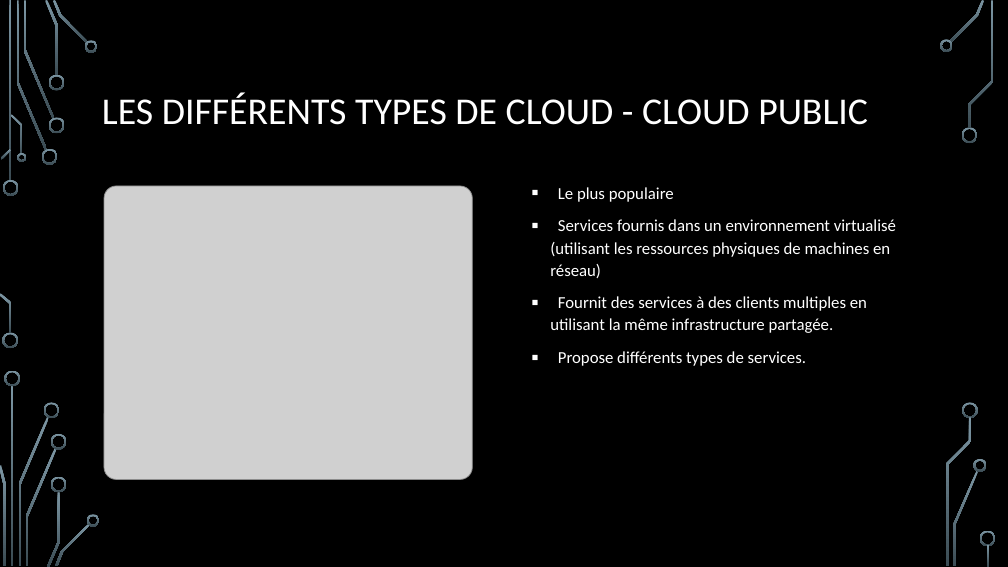
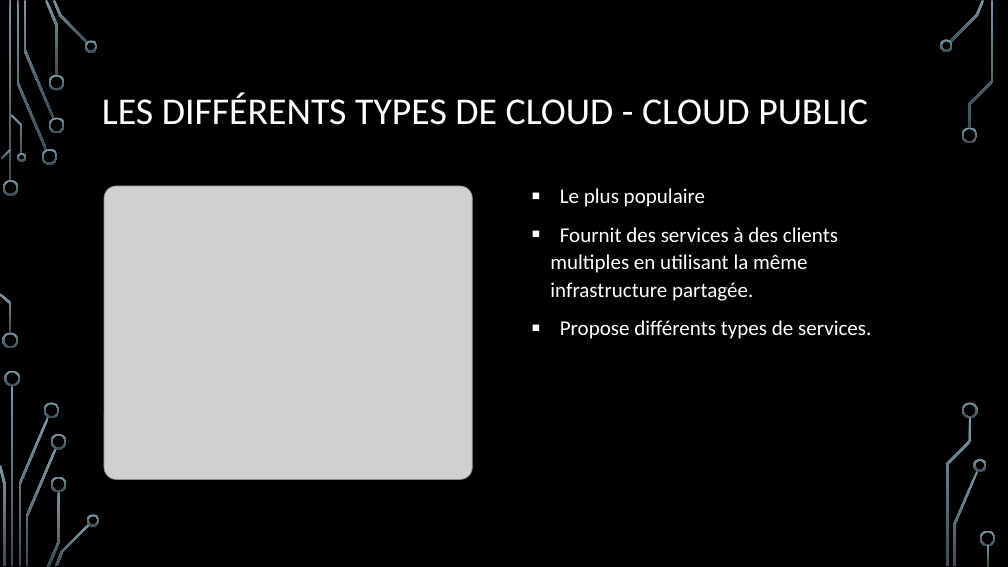
Before and after one commit to CorleoneDany/Cloud-Computing, a slide deck: slide 7 of Cloud Computing - F.pptx. Drawn at 1008x567 pixels with LibreOffice and Linux fonts; fonts in the diff are those of the drawing; grey boxes stand for pictures; background and template pictures are left out. Boxes give left, top, right and bottom in pixels: in the first picture for what was removed or moved away, otherwise in the second. Text is boxed around its words. In the diff, an @@ line names an element or a change of style, - is before the commit and + after.

```diff
--- a/Cloud Computing - F.pptx
+++ b/Cloud Computing - F.pptx
@@ text "Le plus populaire" at (x1=550, y1=188, x2=871, y2=339): size 16 to 20 pt @@
@@ text at (x1=550, y1=219, x2=896, y2=278): paragraph removed @@
-▪ Services fournis dans un environnement virtualisé (utilisant les ressources physiques de machines en réseau)
```
Also in this commit, not shown: 8 other slides changed.
